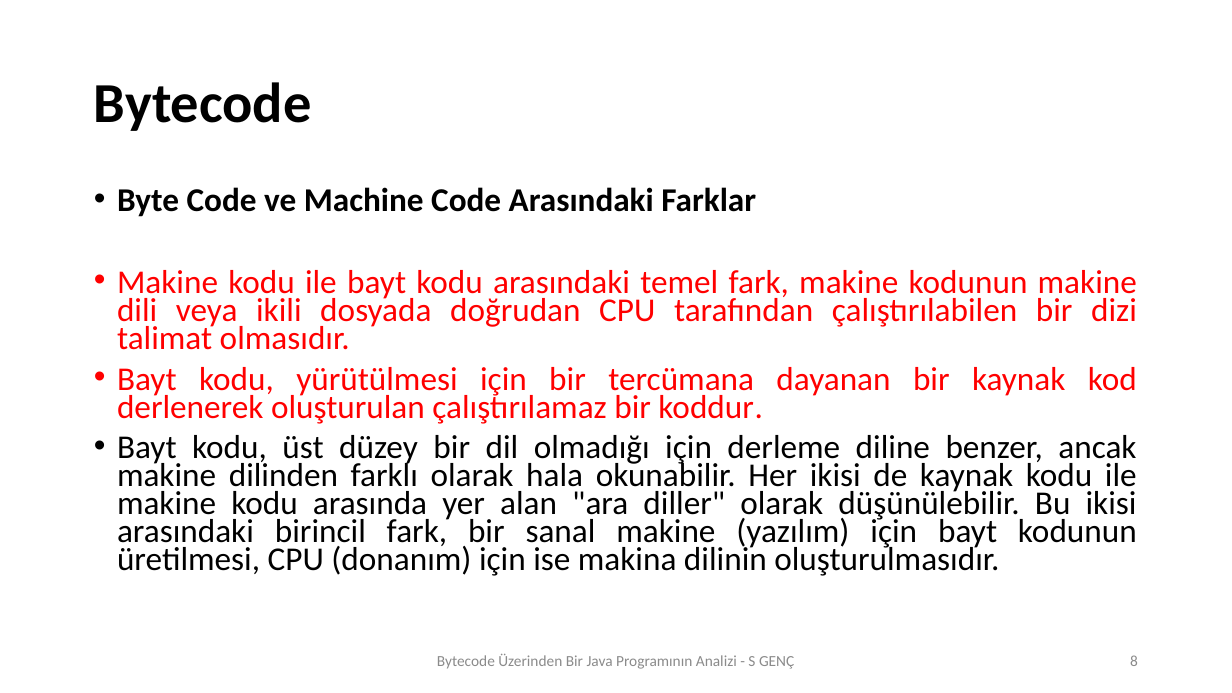
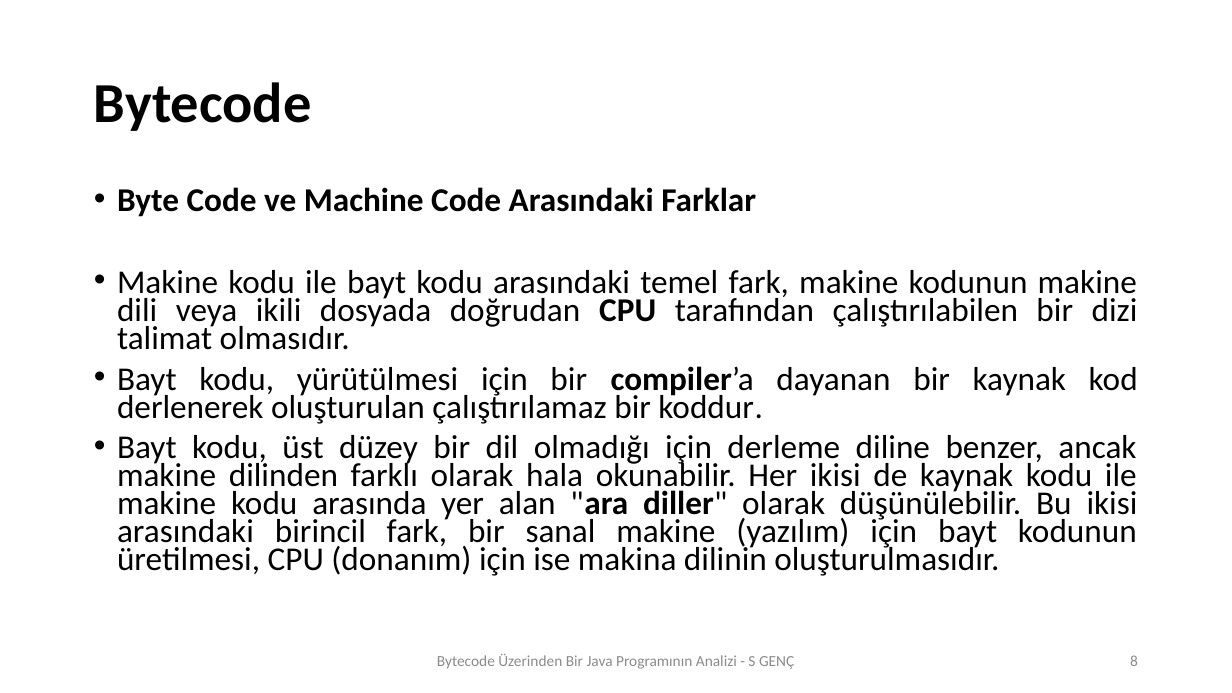
Before and after one commit to SevdanurGENC/ConvertToByteCode, a slide deck: slide 8 of SeminerSunumuII.pptx. Drawn at 1232x693 pixels with LibreOffice and Linux fonts; fonts in the diff are those of the drawing. Boxes give left, top, right and bottom in pixels: in the first picture for what was removed or moved away, otherwise in the second. Text is boxed around its words. In the diff, an @@ line names an element or a change of style, - is before the commit and + after.

```diff
--- a/SeminerSunumuII.pptx
+++ b/SeminerSunumuII.pptx
@@ text at [117,270,1138,576]: text colour #FF0000 to #000000 in "Makine kodu ile bayt kodu arasındaki temel ..."; bold on in "CPU", ""ara diller"" @@
@@ text at [117,366,1138,424]: text changed; text colour #FF0000 to #000000 @@
-• Bayt kodu, yürütülmesi için bir tercümana dayanan bir kaynak kod derlenerek oluşturulan çalıştırılamaz bir koddur.
+• Bayt kodu, yürütülmesi için bir compiler’a dayanan bir kaynak kod derlenerek oluşturulan çalıştırılamaz bir koddur.
```
Also in this commit, not shown: 10 other slides changed, 1 slide added.
